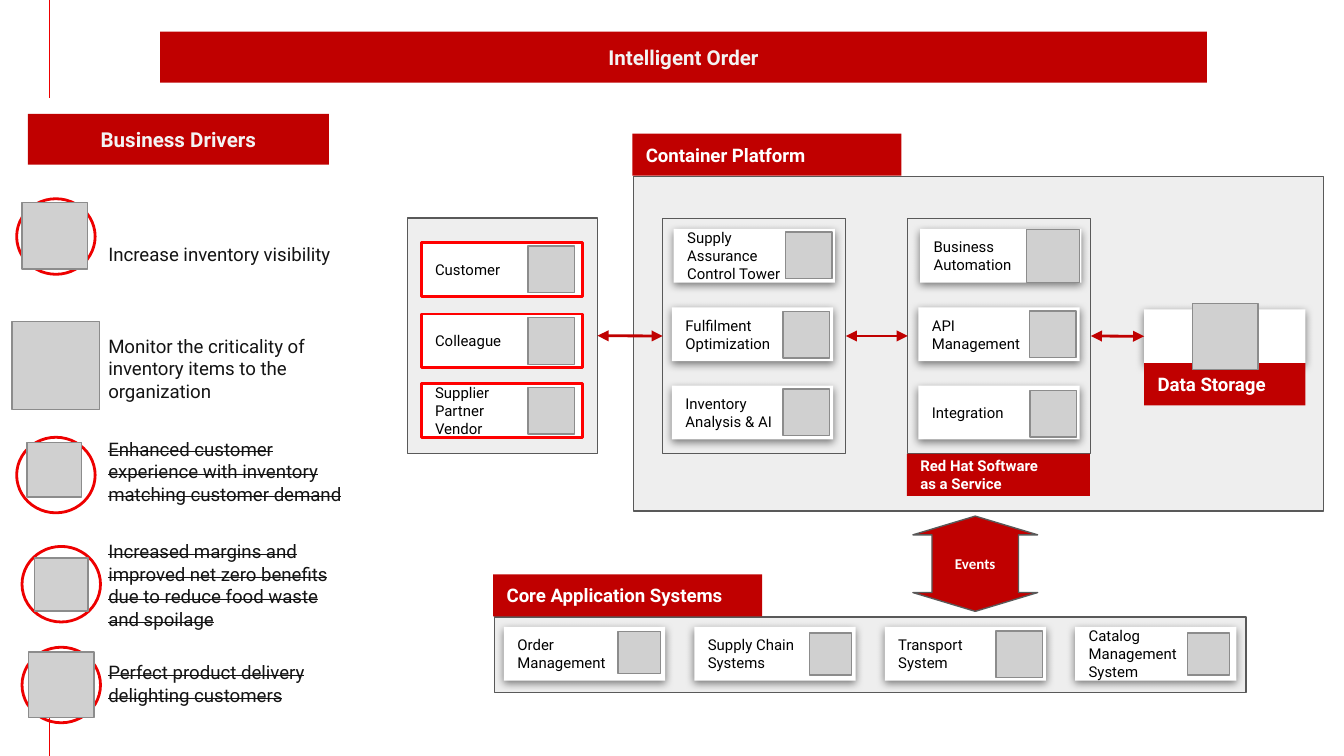
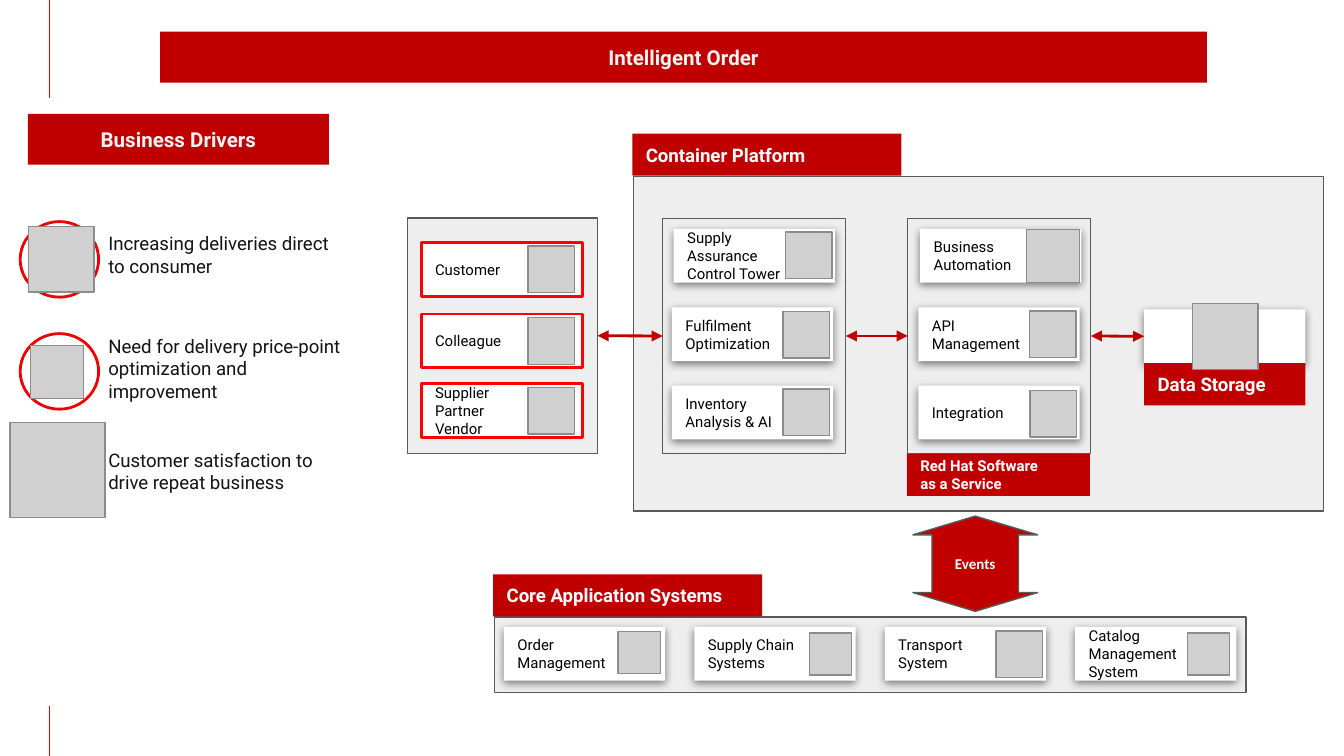
Before and after one commit to brucedkyle/architectures, a slide deck: slide 5 of docs/sustainability/downloads/SupplyChainOptimization.pptx. Drawn at 1344x756 pixels with LibreOffice and Linux fonts; fonts in the diff are those of the drawing; grey boxes stand for pictures; background and template pictures are left out. Boxes give left, top, right and bottom in pixels: in the first picture for what was removed or moved away, otherwise in the second. Text is boxed around its words. In the diff, an @@ line names an element or a change of style, - is before the commit and + after.

```diff
--- a/docs/sustainability/downloads/SupplyChainOptimization.pptx
+++ b/docs/sustainability/downloads/SupplyChainOptimization.pptx
@@ picture removed at [22,203,87,269] @@
@@ ellipse: place and size @@
-ellipse at [16,199,94,274]
+ellipse at [20,222,98,297]
@@ picture: place and size @@
-picture at [28,652,94,718]
+picture at [28,227,94,293]
@@ text at [108,236,329,273]: text changed @@
-Increase inventory visibility
+Increasing deliveries direct to consumer
@@ ellipse: place and size @@
-ellipse at [16,437,94,512]
+ellipse at [20,333,98,409]
@@ picture: place and size @@
-picture at [35,558,89,612]
+picture at [31,345,85,399]
@@ text at [108,339,340,402]: text changed @@
-Monitor the criticality of inventory items to the organization
+Need for delivery price-point optimization and improvement
@@ picture: place and size @@
-picture at [12,321,99,409]
+picture at [9,422,105,517]
@@ picture removed at [27,442,82,497] @@
@@ text at [108,453,313,493]: text changed @@
-Enhanced customer experience with inventory matching customer demand
+Customer satisfaction to drive repeat business
@@ ellipse removed at [22,547,99,622] @@
@@ text removed at [108,544,327,630] @@
-Increased margins and improved net zero benefits due to reduce food waste and spoilage
@@ ellipse removed at [22,648,99,723] @@
@@ text removed at [108,665,304,706] @@
-Perfect product delivery delighting customers
```
Also in this commit, not shown: 16 other slides changed, 1 other file.
